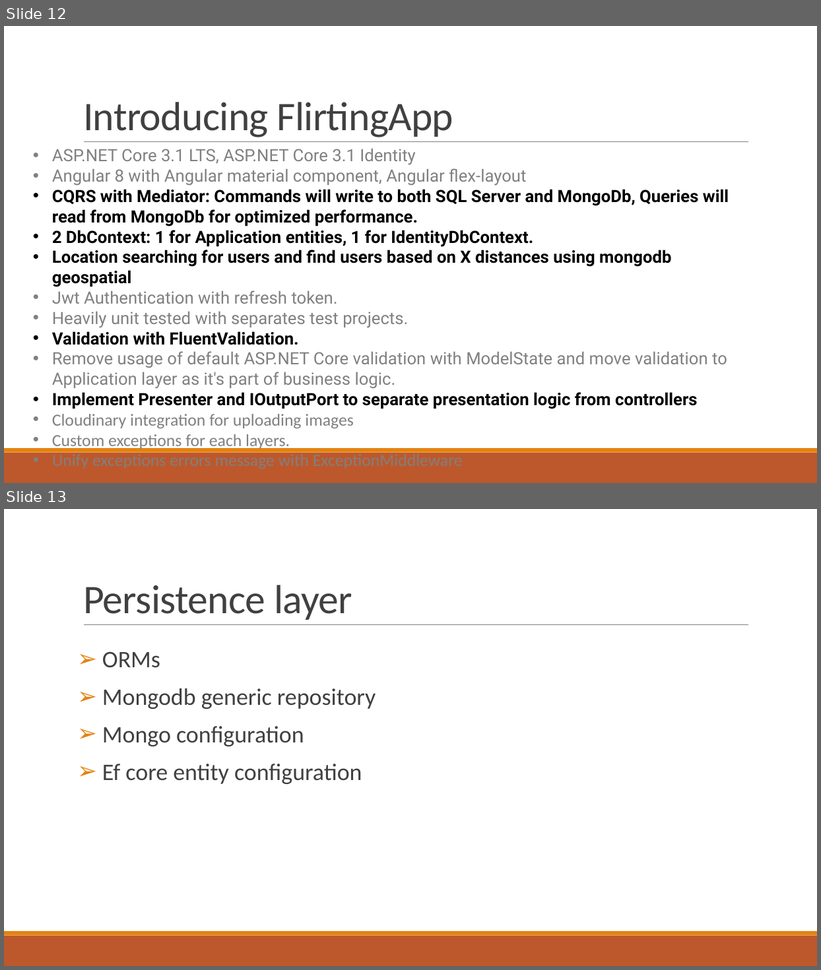
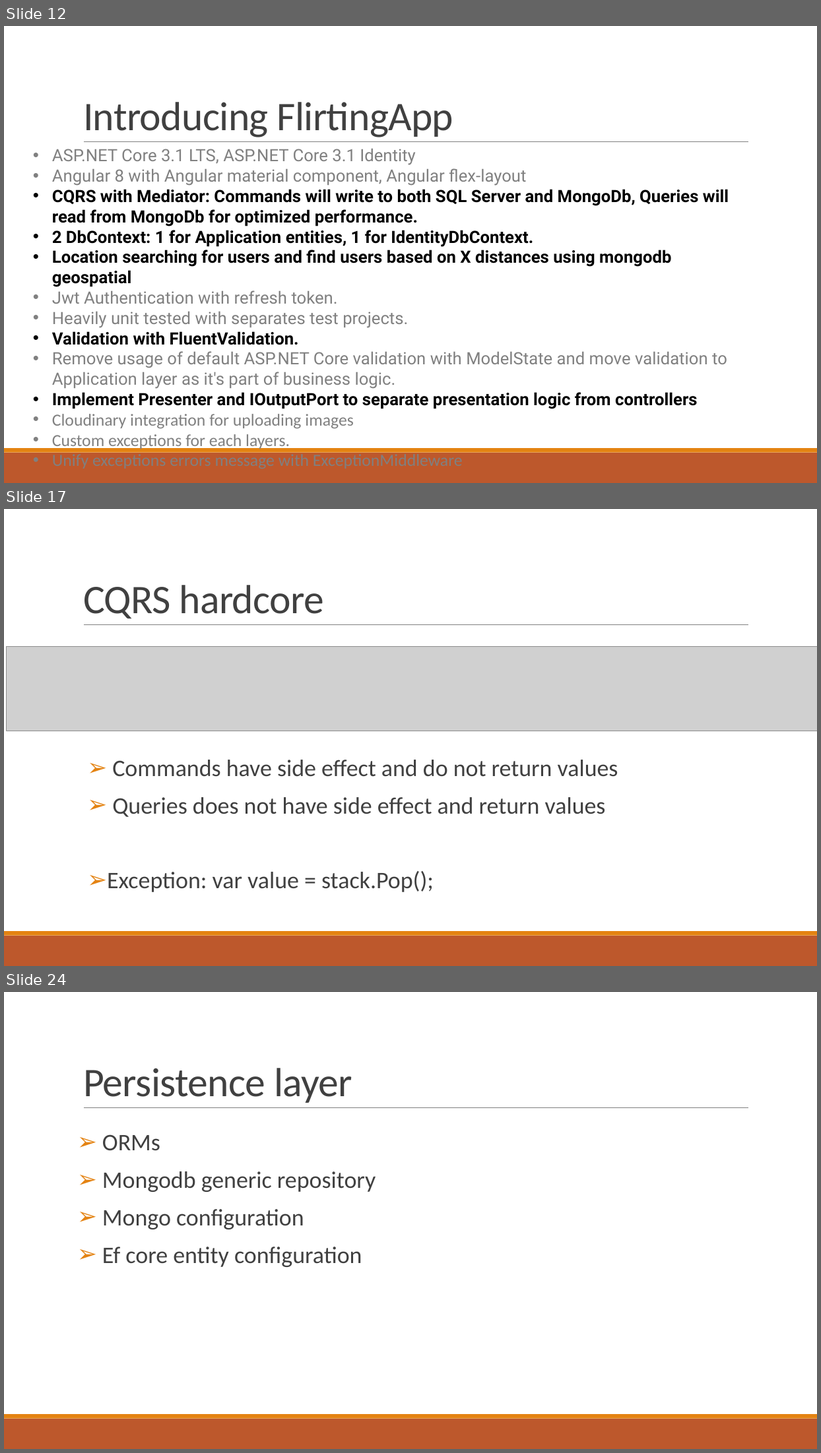
Before and after one commit to nguyentanphu/FlirtingApp, a slide deck: Introduction_to_clean_architecture.pptx. Shown one above the other, each under a label of ours: slides 12 and 13 before the commit, slides 12, 17 and 24 after it; the slides between them are not shown. The pictures are 821x970 and 821x1453 pixels, drawn with LibreOffice and Linux fonts; fonts in the diff are those of the drawing; grey boxes stand for pictures. Boxes give left, top, right and bottom in pixels: in the first picture for what was removed or moved away, otherwise in the second. Text is boxed around its words. In the diff, an @@ line names an element or a change of style, - is before the commit and + after.

```diff
--- a/Introduction_to_clean_architecture.pptx
+++ b/Introduction_to_clean_architecture.pptx
@@ slide 17 added at [4, 509, 817, 966], background #FFFFFF; not listed: 3 template elements that a slide beside it also shows @@
@@ title added at [83, 585, 323, 619], 48 pt, text #404040 @@
+CQRS hardcore
@@ picture added at [6, 647, 817, 731] @@
@@ text added at [107, 760, 618, 892], 28 pt, text #404040 @@
+➢ Commands have side effect and do not return values
+➢ Queries does not have side effect and return values
+➢ Exception: var value = stack.Pop();
@@ what was slide 13 is now slide 24 @@
```
Also in this commit, not shown: 3 slides changed, 10 other slides added, 4 other files.
